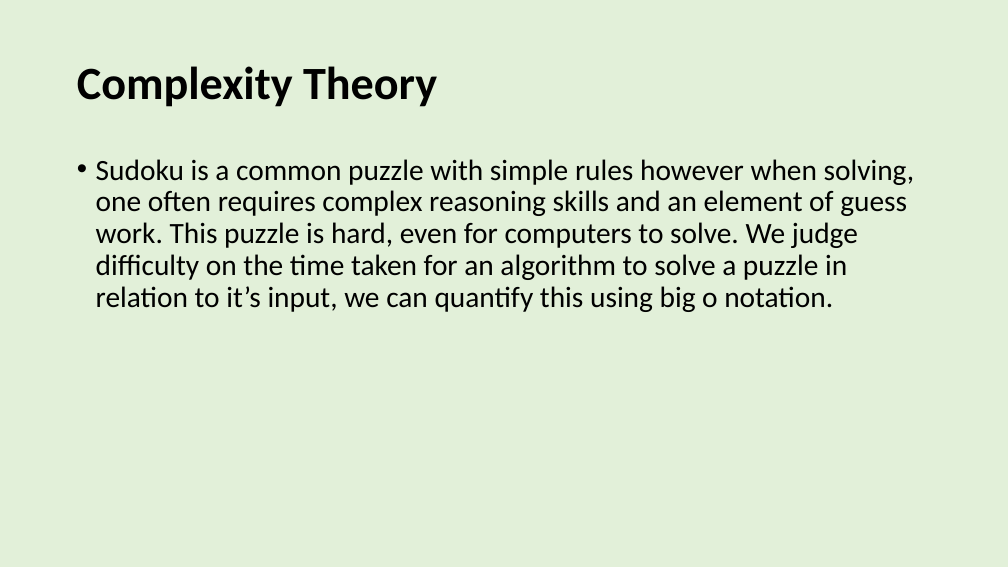
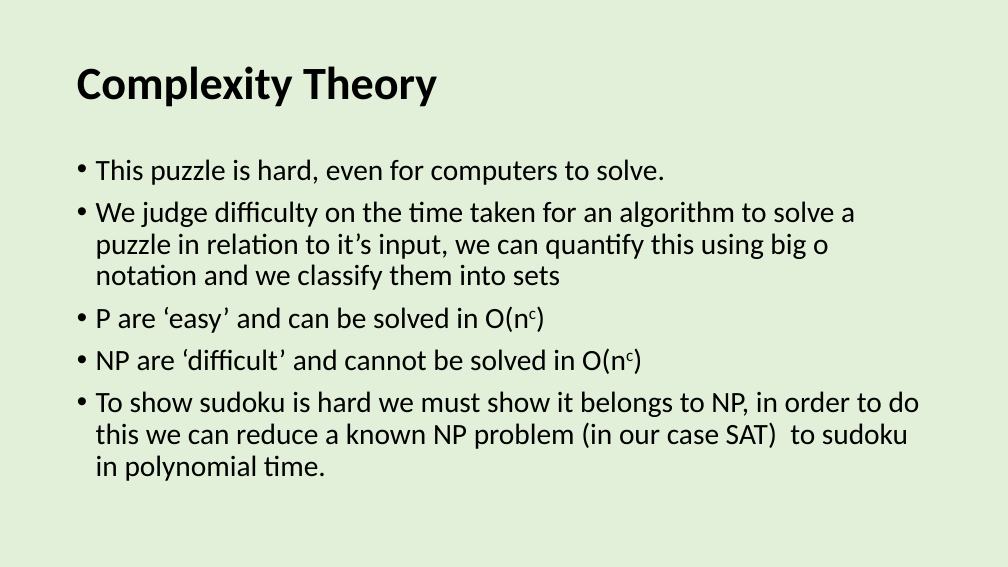
Before and after one commit to EveRoutledge/sudoku, a slide deck: slide 2 of Presentation/PresentationV2.pptx. Drawn at 1008x567 pixels with LibreOffice and Linux fonts; fonts in the diff are those of the drawing; background and template pictures are left out. Boxes give left, top, right and bottom in pixels: in the first picture for what was removed or moved away, otherwise in the second. Text is boxed around its words. In the diff, an @@ line names an element or a change of style, - is before the commit and + after.

Commit message:
finished poster

```diff
--- a/Presentation/PresentationV2.pptx
+++ b/Presentation/PresentationV2.pptx
@@ text at (96, 159, 920, 481): text changed @@
-• Sudoku is a common puzzle with simple rules however when solving, one often requires complex reasoning skills and an element of guess work. This puzzle is hard, even for computers to solve. We judge difficulty on the time taken for an algorithm to solve a puzzle in relation to it’s input, we can quantify this using big o notation.
+• This puzzle is hard, even for computers to solve.
+• We judge difficulty on the time taken for an algorithm to solve a puzzle in relation to it’s input, we can quantify this using big o notation and we classify them into sets
+• P are ‘easy’ and can be solved in O(nc)
+• NP are ‘difficult’ and cannot be solved in O(nc)
+• To show sudoku is hard we must show it belongs to NP, in order to do this we can reduce a known NP problem (in our case SAT) to sudoku in polynomial time.
```
Also in this commit, not shown: 1 other slide changed, 2 slides removed, 7 other files.
